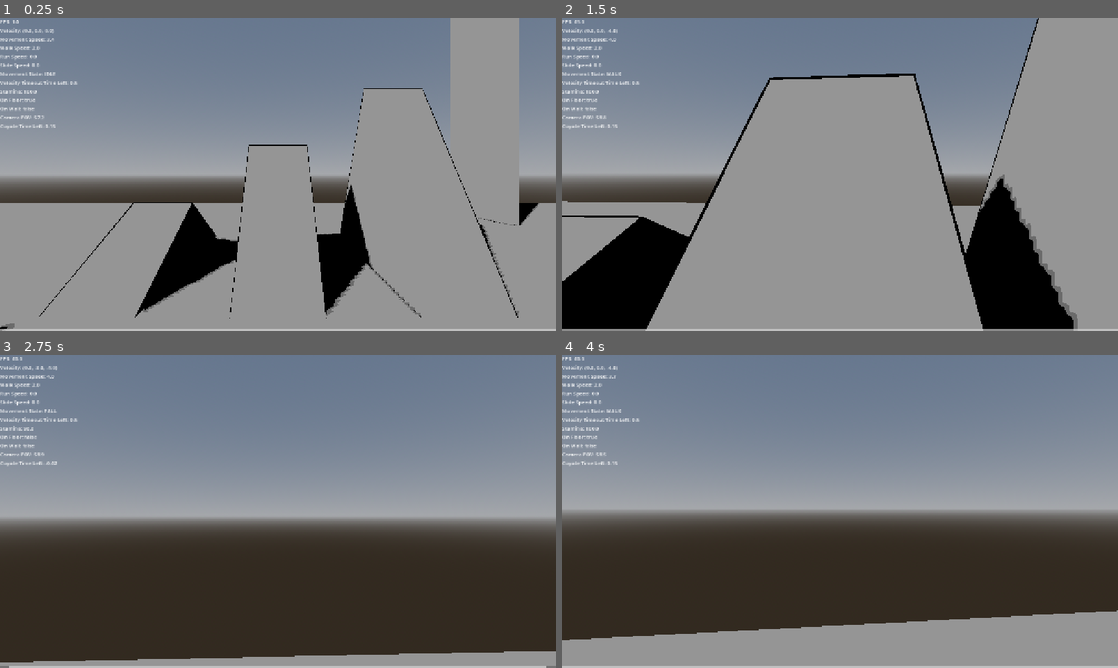
Above: before the commit, frames 1-4 (two rows, left to right).
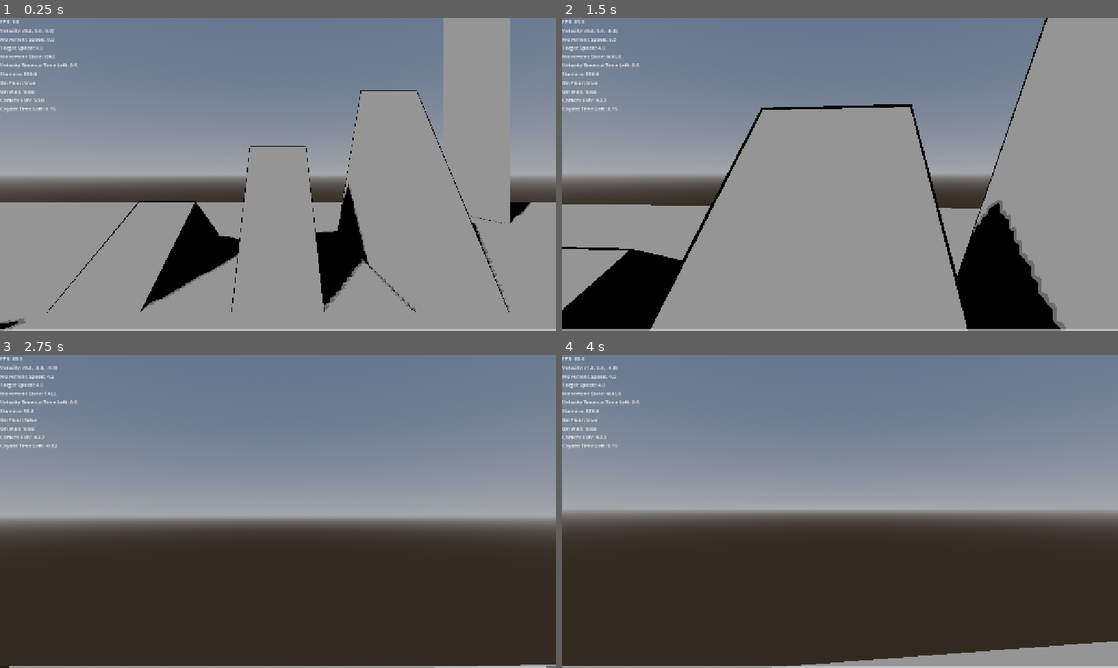
Above: after the commit, the same moments.

Repository: naxemis/multiplayer-fps
Game: Godot game, scene res://scenes/root/root.tscn
Two runs of this game, one before a commit and one after it. Both use one fixed random seed, a clock stepped at 60 frames per second and the inputs below.
Inputs (mouse positions are in pixels of both pictures, inside the frame that each line leads up to):
- Up to frame 1 (0.25 s): no input
- Up to frame 2 (1.5 s): move the mouse to (867, 174) at 0.52 s; hold W (forward) from 0.53 s (still down); tap Shift (run) at 0.6 s; tap Ctrl (change_wall_jump_direction) at 0.77 s; tap C (slide) at 0.8, 1.35 s; move the mouse to (812, 174) at 1.27 s
- Up to frame 3 (2.75 s): keep holding W (forward); tap Ctrl (change_wall_jump_direction) at 1.52 s; tap Space (jump) at 1.55, 2.1 s; move the mouse to (289, 505) at 2.02 s; tap Shift (run) at 2.3 s
- Up to frame 4 (4 s): keep holding W (forward); move the mouse to (834, 517) at 2.77 s; tap Middle mouse button (free_look) at 2.85 s; tap Ctrl (change_wall_jump_direction) at 3.02, 3.77 s; tap C (slide) at 3.05 s; move the mouse to (878, 514) at 3.52 s; tap Shift (run) at 3.6 s; tap Space (jump) at 3.8 s

The runs differ from the first frame. In frame 1, 4.2% of the frame differs, in the area x 0-100%, y 0-100%; in frame 2, 10%; in frame 3, 4.1%; in frame 4, 11%, in the area x 0-100%, y 3-100%.

Commit message:
feat(movement_controller): add per-state speed deacceleration rates

Diff:
--- a/scripts/player/components/camera_controller.gd
+++ b/scripts/player/components/camera_controller.gd
@@ -50,9 +50,9 @@
 @export_category("Camera FOV")
 ## Base camera field of view in degrees applied when the player is standing still.
 @export var default_camera_fov: float = 59.0
-## Multiplier applied to [member MovementController.movement_speed] when computing the FOV boost.
+## Multiplier applied to [member MovementController.movement_speed] (anchored on [member MovementController.idle_speed]) when computing the FOV boost.
 ## Larger values widen the FOV more aggressively while running/sliding.
-@export var fov_speed_buff_factor: float = 2.5
+@export var fov_speed_buff_factor: float = 1.0
 ## Lerp rate (per second) used to smooth the camera's actual FOV toward the target computed each frame.
 @export var fov_interpolation_speed: float = 2.5
 
@@ -138,8 +138,7 @@
 	_head.rotation = Vector3(_head_rotation.x, _head_rotation.y, 0.0)
 
 func _calculate_camera_fov(delta: float, movement_speed: float) -> void:
-	var idle_floor_speed: float = _movement_controller.walk_speed + _movement_controller.crouch_speed
-	var fov_speed_buff: float = (movement_speed - idle_floor_speed) * fov_speed_buff_factor
+	var fov_speed_buff: float = (movement_speed - _movement_controller.idle_speed) * fov_speed_buff_factor
 
 	_camera_fov = default_camera_fov + fov_speed_buff
 
--- a/scripts/player/components/movement_controller.gd
+++ b/scripts/player/components/movement_controller.gd
@@ -5,8 +5,8 @@
 ## Translates input + the current [enum StateMachine.MovementStates] into a physics velocity for [Player].
 ## Owns the jump APIs and the velocity-timeout flag.
 ##
-## Each physics tick this controller updates the velocity-timeout flag, reads movement input, smooths it through movement inertia, applies gravity and lerps the scalar [member movement_speed].
-## [Player] then reads the per-state speed accumulators (via the [code]_walk[/code], [code]_run[/code], [code]_slide[/code], [code]_idle[/code], [code]_crouch[/code] callables) and the resulting velocity through [method compute_movement_velocity].
+## Each physics tick this controller updates the velocity-timeout flag, reads movement input, smooths it through movement inertia, applies gravity and lerps the scalar [member movement_speed] toward a per-state [member _target_speed].
+## [Player] reads the resulting velocity through [method compute_movement_velocity].
 class_name MovementController
 extends Component
 
@@ -20,53 +20,32 @@
 ## Refilled instantly when the player is no longer wall-stuck.
 @export var max_timeout_duration: float = 0.5
 
-@export_category("Crouching and Walking")
-## Base crouch speed in m/s.
-## Added to [member walk_speed] + [member run_speed] to form the grounded floor speed used everywhere.
+@export_category("Movement Speed")
+## Target [member movement_speed] in m/s while in [code]IDLE[/code].
+@export var idle_speed: float = 0.0
+## Target [member movement_speed] in m/s while in [code]CROUCH[/code].
 @export var crouch_speed: float = 2.0
-## Base walk speed in m/s.
-## Added to [member crouch_speed] + [member run_speed] to form the grounded floor speed.
-@export var walk_speed: float = 2.0
-
-@export_category("Running")
-## Upper clamp for the run-only speed accumulator in m/s.
-## Run never adds more than this on top of [member walk_speed].
-@export var max_run_speed: float = 3.0
-## Run-speed buildup rate per second while running.
-@export var run_speed_increase: float = 1.0
-## Run-speed bleed-off rate per second while only walking.
-@export var run_speed_walk_decrease: float = 2.0
-## Run-speed bleed-off rate per second while crouching.
-@export var run_speed_crouch_decrease: float = 4.0
-## Run-speed bleed-off rate per second while idle.
-@export var run_speed_idle_decrease: float = 6.0
-
-@export_category("Sliding")
-## Upper clamp for the slide-only speed accumulator in m/s.
-## The slide branch lets the value dip below zero (uphill braking) but never above this.
-@export var max_slide_speed: float = 3.0
-
-## Fraction of grounded floor speed converted into slide buildup per second on flat ground (before slope modulation).
-@export var slide_buff_multiplier: float = 0.15
-## Multiplier applied to the slope dot product when going uphill — reduces the slide buildup proportionally to the steepness.
-@export var slope_uphill_brake_factor: float = 0.85
-## Multiplier applied to the slope dot product when going downhill — adds extra slide buildup proportionally to the steepness.
-@export var slope_downhill_boost_factor: float = 0.5
-
-## Slide-speed bleed multiplier while running (fraction per second relative to the current floor speed).
-## Low value means run sustains slide longest.
-@export var slide_speed_run_decrease: float = 0.05
-## Slide-speed bleed multiplier while walking.
-@export var slide_speed_walk_decrease: float = 2.0
-## Slide-speed bleed rate per second while crouching.
-@export var slide_speed_crouch_decrease: float = 4.0
-## Slide-speed bleed rate per second while idle.
-@export var slide_speed_idle_decrease: float = 6.0
+## Target [member movement_speed] in m/s while in [code]WALK[/code].
+@export var walk_speed: float = 4.0
+## Target [member movement_speed] in m/s while in [code]RUN[/code].
+@export var run_speed: float = 6.0
+## Target [member movement_speed] in m/s while in [code]SLIDE[/code].
+@export var slide_speed: float = 8.0
 
 @export_category("Speed Inertia")
-## Lerp rate (per second) used to smooth changes in the final scalar [member movement_speed].
-## Higher = snappier.
-@export var speed_inertia: float = 7.5
+## Lerp rate (per second) used while [member movement_speed] is below [member _target_speed] — controls how snappy speed buildup feels.
+@export var speed_accel: float = 7.5
+## Lerp rate used while bleeding excess speed in [code]IDLE[/code].
+@export var idle_speed_decel: float = 6.0
+## Lerp rate used while bleeding excess speed in [code]CROUCH[/code].
+@export var crouch_speed_decel: float = 4.0
+## Lerp rate used while bleeding excess speed in [code]WALK[/code].
+@export var walk_speed_decel: float = 2.0
+## Lerp rate used while bleeding excess speed in [code]RUN[/code].
+## Low value lets slide momentum carry into a run.
+@export var run_speed_decel: float = 0.5
+## Lerp rate used while bleeding excess speed in [code]SLIDE[/code].
+@export var slide_speed_decel: float = 0.5
 
 @export_category("Movement Inertia")
 ## Lerp rate (per second) applied to planar input while grounded — controls how quickly direction changes register on the floor.
@@ -106,11 +85,6 @@
 var velocity_timeout: bool = false # true - player is walking into wall for too long time
 ## Smoothed scalar movement speed (m/s) consumed by [method compute_movement_velocity] and read by [CameraController] for FOV.
 var movement_speed: float = 0.0
-## Run-only contribution to the floor speed.
-## Builds up while running and bleeds off in other states.
-var run_speed: float = 0.0
-## Slide-only contribution; positive while sliding, can dip negative on uphill braking.
-var slide_speed: float = 0.0
 
 # Private vars (_)
 var _player_context_module: PlayerContextModule
@@ -123,15 +97,14 @@
 var _inertia_movement_directions: Vector3
 var _current_inertia: float
 var _wall_jump_directions: Vector3
-## Per-tick movement-logic callable swapped on [signal StateMachine.state_changed].
-## Points at one of [method _walk] / [method _run] / [method _slide] / [method _idle] / [method _crouch] / [method _airborne] so [method _physics_process] only calls one function regardless of the active state.
-var _current_movement_logic: Callable = _idle
+## Target value [member movement_speed] lerps toward each frame.
+## Updated on [signal StateMachine.state_changed]; frozen during airborne states so speed carries through jumps.
+var _target_speed: float = 0.0
 
 # _init / _ready
 
 # Engine callbacks (_process, _physics_process, _input, _unhandled_input, etc.)
 func _physics_process(delta: float) -> void:
-	_current_movement_logic.call()
 	_get_velocity_timeout(delta)
 	_calculate_get_movement_directions()
 	_calculate_movement_inertia(delta)
@@ -140,7 +113,7 @@
 
 # Public methods (component APIs)
 ## Caches sibling components and the player root from the injected context.
-## Also connects to [signal StateMachine.state_changed] to drive [member _current_movement_logic].
+## Also connects to [signal StateMachine.state_changed] to drive [member _target_speed] and jump impulses.
 func pass_context_module(context: ContextModule) -> void:
 	_player_context_module = context
 	_player = context.node_refs.player
@@ -232,21 +205,15 @@
 	var states := _state_machine.MovementStates
 
 	match new_state:
-		states.IDLE: _current_movement_logic = _idle
-		states.CROUCH: _current_movement_logic = _crouch
-		states.WALK: _current_movement_logic = _walk
-		states.RUN: _current_movement_logic = _run
-		states.SLIDE: _current_movement_logic = _slide
-		states.JUMP:
-			jump()
-			_current_movement_logic = _airborne
-		states.DOUBLE_JUMP:
-			double_jump()
-			_current_movement_logic = _airborne
-		states.WALL_JUMP:
-			wall_jump()
-			_current_movement_logic = _airborne
-		states.FALL: _current_movement_logic = _airborne
+		states.IDLE: _target_speed = idle_speed
+		states.CROUCH: _target_speed = crouch_speed
+		states.WALK: _target_speed = walk_speed
+		states.RUN: _target_speed = run_speed
+		states.SLIDE: _target_speed = slide_speed
+		states.JUMP: jump()
+		states.DOUBLE_JUMP: double_jump()
+		states.WALL_JUMP: wall_jump()
+		# FALL and the airborne states leave _target_speed untouched so momentum carries.
 
 func _is_blocked_on_wall() -> bool:
 	return _player.is_on_floor() and _player.is_on_wall() and _player.velocity.z == 0 and _player.velocity.x == 0
@@ -264,67 +231,26 @@
 	else:
 		velocity_timeout = false
 
-func _walk() -> void:
-	var delta: float = get_physics_process_delta_time()
-
-	run_speed -= run_speed_walk_decrease * delta
-	run_speed = clampf(run_speed, 0.0, max_run_speed)
-
-	var floor_speed: float = crouch_speed + walk_speed + run_speed
-	slide_speed -= floor_speed * slide_speed_walk_decrease * delta
-	slide_speed = clampf(slide_speed, 0.0, max_slide_speed)
-
-func _run() -> void:
-	var delta: float = get_physics_process_delta_time()
-
-	run_speed += run_speed_increase * delta
-	run_speed = clampf(run_speed, 0.0, max_run_speed)
-
-	var floor_speed: float = crouch_speed + walk_speed + run_speed
-	slide_speed -= floor_speed * slide_speed_run_decrease * delta
-	slide_speed = clampf(slide_speed, 0.0, max_slide_speed)
-
-func _slide() -> void:
-	var delta: float = get_physics_process_delta_time()
-
-	var calculating_slope: Vector3 = _player.get_floor_normal() * -_player.transform.basis.z
-	var slope_value: float = calculating_slope.z + calculating_slope.x
-	var slope_factor: float = slope_uphill_brake_factor if slope_value < 0.0 else slope_downhill_boost_factor
-	var slope_interference: float = slope_value * slope_factor
-
-	var floor_speed: float = crouch_speed + walk_speed + run_speed
-	var actual_slide_buff: float = floor_speed * (slide_buff_multiplier + slope_interference)
-
-	slide_speed += actual_slide_buff * delta
-	slide_speed = clampf(slide_speed, -floor_speed, max_slide_speed)
-
-func _idle() -> void:
-	var delta: float = get_physics_process_delta_time()
-
-	run_speed -= run_speed_idle_decrease * delta
-	run_speed = clampf(run_speed, 0.0, max_run_speed)
-
-	slide_speed -= slide_speed_idle_decrease * delta
-	slide_speed = clampf(slide_speed, 0.0, max_slide_speed)
-
-func _crouch() -> void:
-	var delta: float = get_physics_process_delta_time()
-
-	run_speed -= run_speed_crouch_decrease * delta
-	run_speed = clampf(run_speed, 0.0, max_run_speed)
-
-	slide_speed -= slide_speed_crouch_decrease * delta
-	slide_speed = clampf(slide_speed, 0.0, max_slide_speed)
-
-func _airborne() -> void:
-	pass
-
 func _update_movement_speed(delta: float) -> void:
-	var is_crouching: bool = _state_machine._current_state == _state_machine.MovementStates.CROUCH
-	var effective_walk_speed: float = 0.0 if is_crouching else walk_speed
-	var floor_speed: float = crouch_speed + effective_walk_speed + run_speed
-	var speed_before_inertia: float = maxf(0.0, floor_speed + slide_speed)
-	movement_speed = lerpf(movement_speed, speed_before_inertia, 1.0 - exp(-speed_inertia * delta))
+	var state: int = _state_machine._current_state
+	var states := _state_machine.MovementStates
+
+	# Airborne states freeze movement_speed so jumps carry their pre-jump momentum.
+	if state == states.JUMP or state == states.DOUBLE_JUMP or state == states.WALL_JUMP or state == states.FALL:
+		return
+
+	var rate: float = speed_accel if _target_speed >= movement_speed else _decel_for_state(state)
+	movement_speed = lerpf(movement_speed, _target_speed, 1.0 - exp(-rate * delta))
+
+func _decel_for_state(state: int) -> float:
+	var states := _state_machine.MovementStates
+	match state:
+		states.IDLE: return idle_speed_decel
+		states.CROUCH: return crouch_speed_decel
+		states.WALK: return walk_speed_decel
+		states.RUN: return run_speed_decel
+		states.SLIDE: return slide_speed_decel
+	return speed_accel
 
 func _calculate_get_movement_directions() -> void:
 	var axis: Vector3 = _input_handler.movement_axis
--- a/scripts/player/player.gd
+++ b/scripts/player/player.gd
@@ -85,9 +85,7 @@
 		"FPS: ", Engine.get_frames_per_second(), "\n",
 		"Velocity: ", round(velocity), "\n",
 		"Movement Speed: ", snappedf(_movement_controller.movement_speed, 0.1), "\n",
-		"Walk Speed: ", snappedf(_movement_controller.walk_speed, 0.01), "\n",
-		"Run Speed: ", snappedf(_movement_controller.run_speed, 0.01), "\n",
-		"Slide Speed: ", snappedf(_movement_controller.slide_speed, 0.01), "\n",
+		"Target Speed: ", snappedf(_movement_controller._target_speed, 0.1), "\n",
 		"Movement State: ", movement_states_array[_state_machine._current_state], "\n",
 		"Velocity Timeout Time Left: ", _movement_controller._velocity_timeout_left, "\n",
 		"Stamina: ", snappedf(_stamina_manager.stamina, 0.1), "\n",
